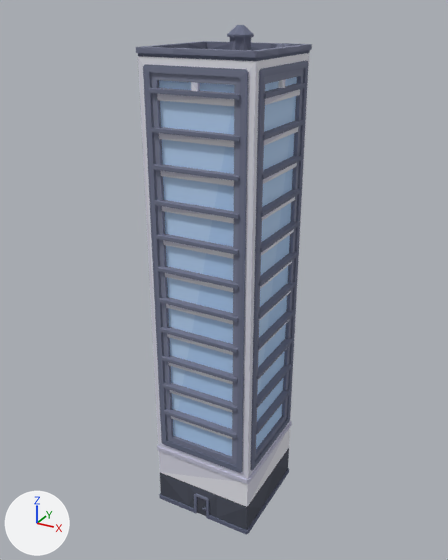
Before and after pictures for a commit that changed the glTF model client/public/models/batiments/skyscraper_d.glb.
Camera for both pictures: a 50 mm camera at (3.0, -5.56, 5.61) aimed at (-0.07, 0.01, 2.83). Every picture has the same lights, and +X, +Y and +Z are marked at lower left. The picture after the commit comes second. Vertices at exactly the same position are counted once.

The first picture shows 'skyscraper_d'.
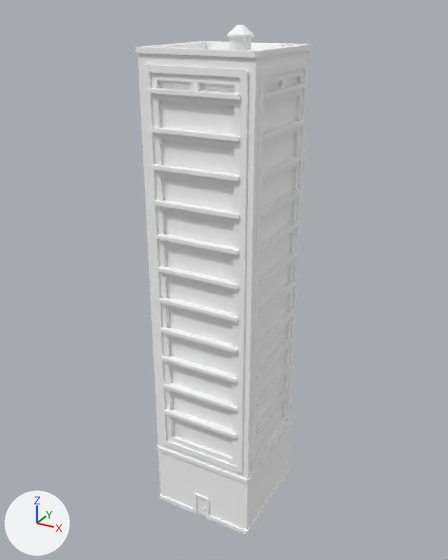
The edits, one by one:
me_skyscraper_d has 1477 vertices, 1892 faces and spans x -0.64..0.64, y -0.69..0.69, z 0.0..5.47.
me_skyscraper_d is used by ob_skyscraper_d; location (0.0, 0.0, 0.0).
me_skyscraper_d part 1: 1486 faces centred in x -0.64..0.64, y -0.69..0.69, z 0.0..5.47 are repainted in the vertex colours; the middle colour goes from greyish blue #6a7087 to white #ffffff.
me_skyscraper_d part 2: 406 faces centred in x -0.62..0.62, y -0.67..0.61, z 0.4..5.18 are repainted in the vertex colours; the middle colour goes from light grey #d3d3e3 to white #ffffff.

Location of each change, [x1, y1, x2, y2] in pixels of the pictures (448 x 560 px):
part 1 of me_skyscraper_d, recoloured (greyish blue to white): [136, 25, 312, 534] in both
part 2 of me_skyscraper_d, recoloured: [138, 53, 310, 507] in both
